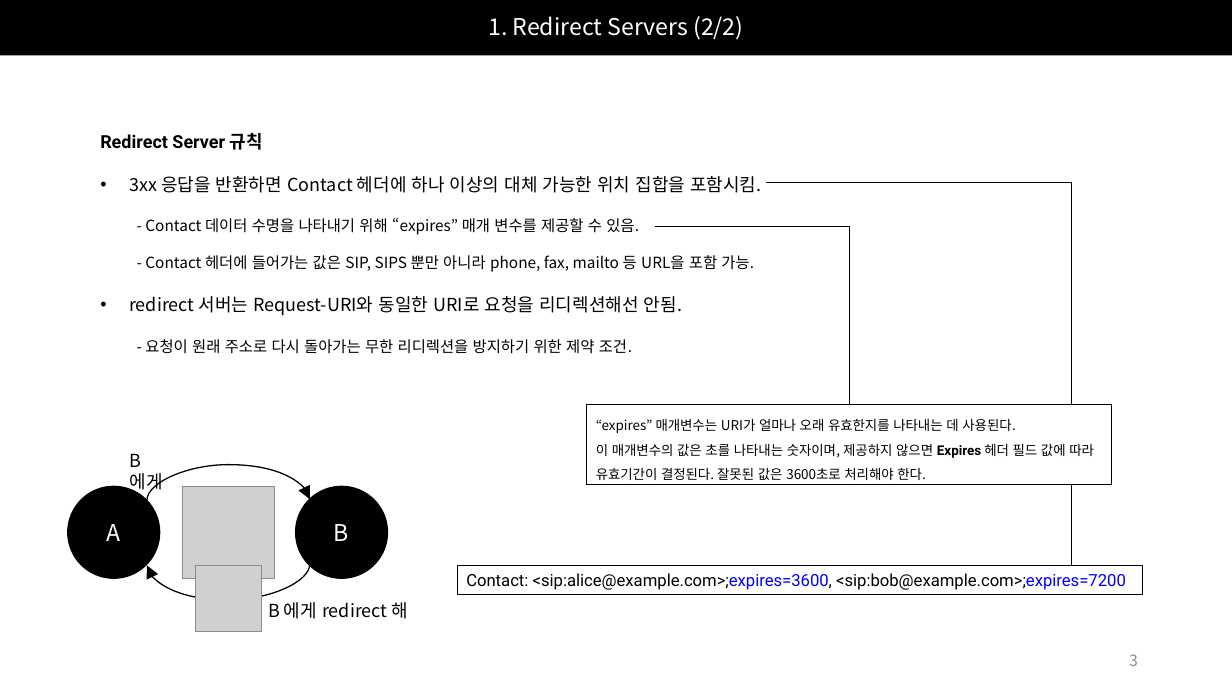
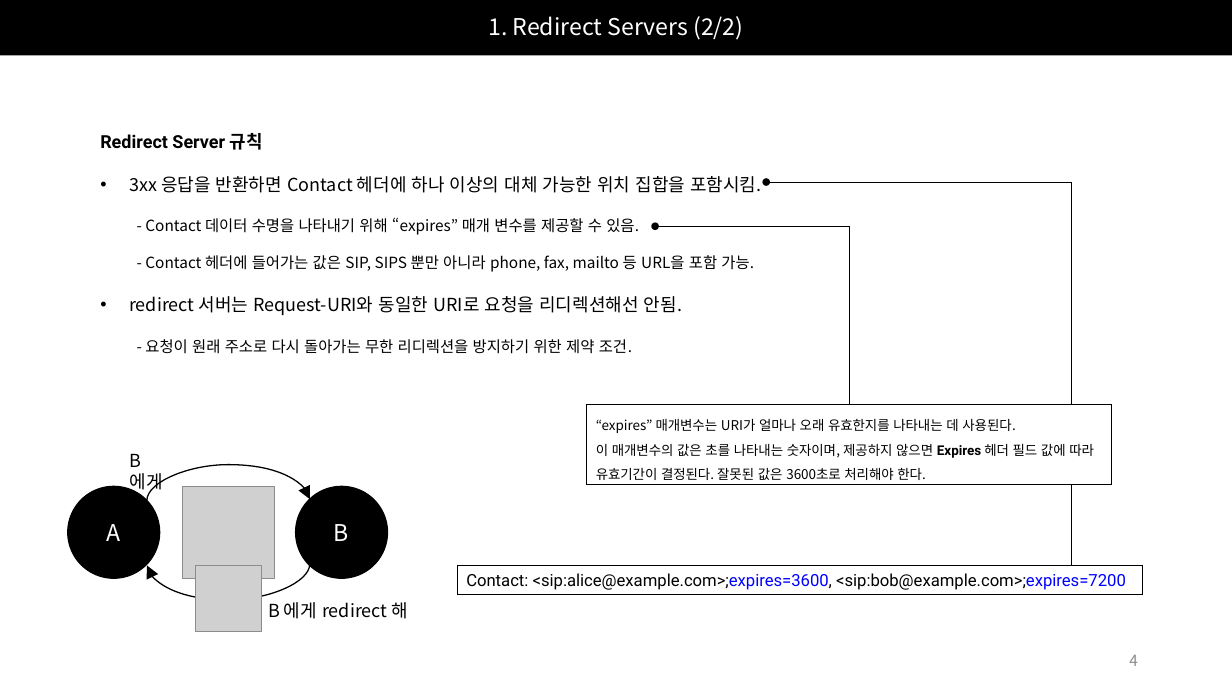
Before and after one commit to Epsilonely/SIP-Survey, a slide deck: slide 4 of 세미나 2차.pptx (slide 3 before the commit). Drawn at 1232x693 pixels with LibreOffice and Linux fonts; fonts in the diff are those of the drawing; grey boxes stand for pictures. Boxes give left, top, right and bottom in pixels: in the first picture for what was removed or moved away, otherwise in the second. Text is boxed around its words. In the diff, an @@ line names an element or a change of style, - is before the commit and + after.

```diff
--- a/세미나 2차.pptx
+++ b/세미나 2차.pptx
@@ elbow line (766, 182) - (1072, 567): elbow line to elbow arrow @@
@@ elbow line (655, 226) - (849, 405): elbow line to elbow arrow @@
@@ page number at (x1=1129, y1=655, x2=1138, y2=666): text changed @@
-3
+4
```
Also in this commit, not shown: 6 other slides changed, 11 slides added.
